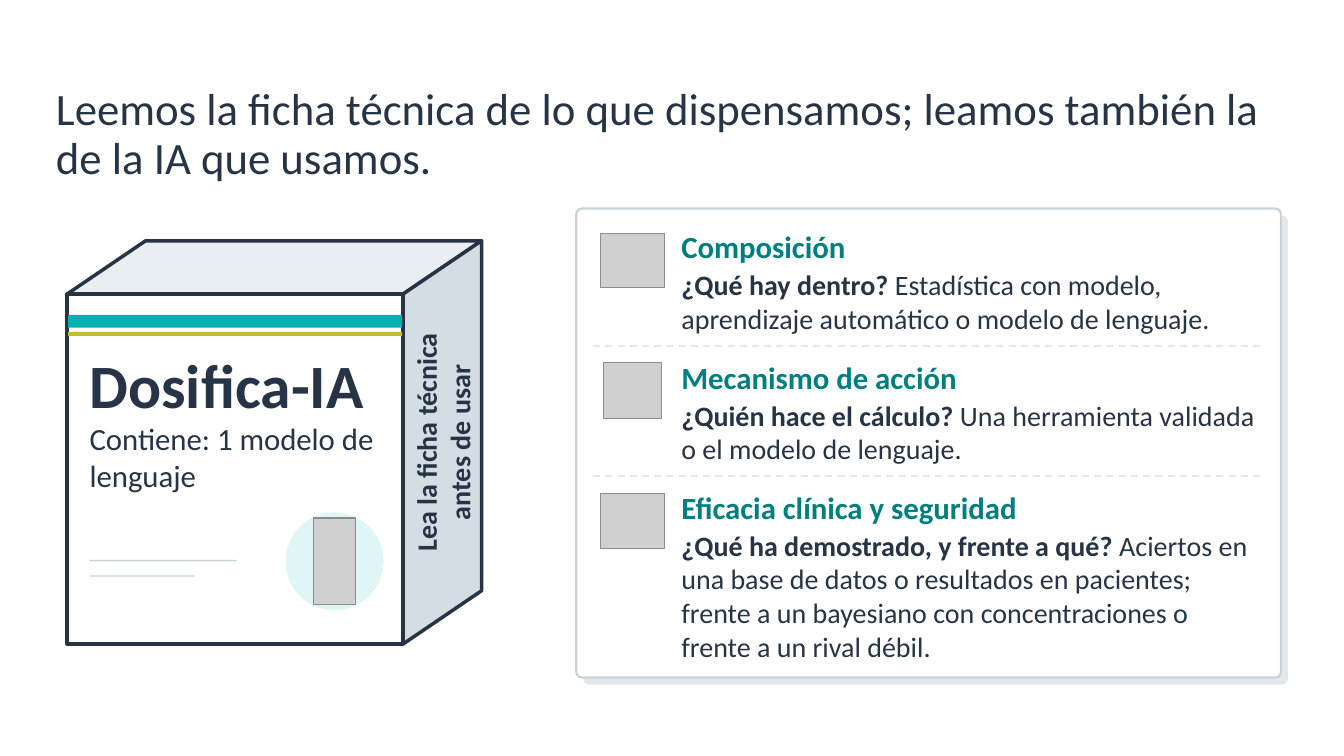
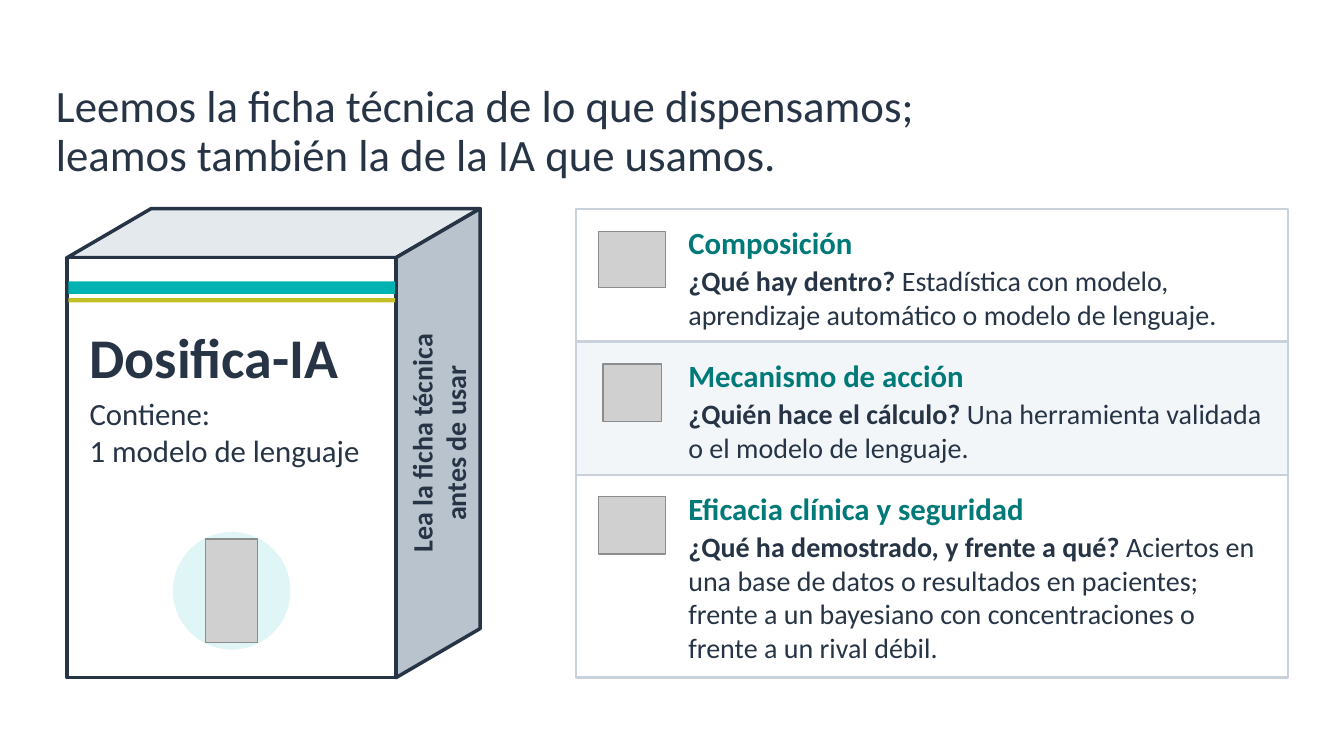
Before and after one commit to amonterodel/academic-pptx-skill, a slide deck: slide 8 of examples/sefh-71-ia-tdm/salida/ponencia-ia-tdm-montero.pptx. Drawn at 1344x756 pixels with LibreOffice and Linux fonts; fonts in the diff are those of the drawing; grey boxes stand for pictures; background and template pictures are left out. Boxes give left, top, right and bottom in pixels: in the first picture for what was removed or moved away, otherwise in the second. Text is boxed around its words. In the diff, an @@ line names an element or a change of style, - is before the commit and + after.

```diff
--- a/examples/sefh-71-ia-tdm/salida/ponencia-ia-tdm-montero.pptx
+++ b/examples/sefh-71-ia-tdm/salida/ponencia-ia-tdm-montero.pptx
@@ text "Leemos la ficha técnica de ..." at bbox=[56, 91, 913, 179]: vertical alignment middle to top @@
@@ freeform shape: place and size @@
-freeform shape at bbox=[68, 241, 482, 294]
+freeform shape at bbox=[68, 209, 481, 258]
@@ freeform shape at bbox=[68, 209, 481, 258]: fill #E9EEF2 to #E4E9EE @@
@@ freeform shape: place and size @@
-freeform shape at bbox=[403, 241, 482, 644]
+freeform shape at bbox=[396, 209, 480, 678]
@@ freeform shape at bbox=[396, 209, 480, 678]: fill #D5DDE4 to #B9C3CD @@
@@ rectangle added at bbox=[577, 209, 1289, 342], fill #FFFFFF, outline #C9D2DB 1.5 pt @@
@@ rounded rectangle removed at bbox=[584, 216, 1289, 685] @@
@@ text at bbox=[688, 232, 852, 259]: text colour #007F7E to #007A79 in "Composición" @@
@@ text "Composición": place and size @@
-text "Composición" at bbox=[681, 236, 1209, 334]
+text "Composición" at bbox=[688, 232, 1216, 330]
@@ rectangle: place and size @@
-rectangle at bbox=[68, 294, 403, 644]
+rectangle at bbox=[68, 258, 396, 679]
@@ text "Lea la ficha técnica antes ...": place and size @@
-text "Lea la ficha técnica antes ..." at bbox=[410, 341, 478, 550]
+text "Lea la ficha técnica antes ..." at bbox=[406, 342, 474, 551]
@@ rectangle: place and size @@
-rectangle at bbox=[69, 315, 402, 327]
+rectangle at bbox=[69, 281, 395, 293]
@@ rectangle: place and size @@
-rectangle at bbox=[69, 332, 402, 336]
+rectangle at bbox=[69, 298, 395, 302]
@@ text "Dosifica-IA": place and size @@
-text "Dosifica-IA" at bbox=[90, 364, 364, 409]
+text "Dosifica-IA" at bbox=[90, 338, 339, 379]
@@ text "Dosifica-IA" at bbox=[90, 338, 339, 379]: size 44 to 40 pt @@
@@ rectangle: place and size @@
-rectangle at bbox=[577, 209, 1281, 678]
+rectangle at bbox=[577, 342, 1289, 475]
@@ rectangle at bbox=[577, 342, 1289, 475]: rounded rectangle to rectangle; fill #FFFFFF to #F3F6F9 @@
@@ line removed from (593, 346) to (1264, 346) @@
@@ text "Mecanismo de acción": place and size @@
-text "Mecanismo de acción" at bbox=[681, 367, 1254, 464]
+text "Mecanismo de acción" at bbox=[688, 365, 1261, 463]
@@ text at bbox=[688, 365, 963, 388]: text colour #007F7E to #007A79 in "Mecanismo de acción" @@
@@ text "Contiene: 1 modelo de lenguaje" rewrapped from bbox=[90, 428, 373, 493] to bbox=[90, 403, 359, 468] @@
@@ rectangle added at bbox=[577, 475, 1289, 678], fill #FFFFFF, outline #C9D2DB 1.5 pt @@
@@ line removed from (593, 476) to (1264, 476) @@
@@ picture: place and size @@
-picture at bbox=[600, 494, 664, 548]
+picture at bbox=[599, 497, 666, 555]
@@ text at bbox=[688, 498, 1023, 526]: text colour #007F7E to #007A79 in "Eficacia clínica y seguridad" @@
@@ text "Eficacia clínica y seguridad": place and size @@
-text "Eficacia clínica y seguridad" at bbox=[681, 497, 1248, 657]
+text "Eficacia clínica y seguridad" at bbox=[688, 498, 1255, 658]
@@ ellipse: place and size @@
-ellipse at bbox=[285, 512, 383, 610]
+ellipse at bbox=[173, 532, 291, 650]
@@ picture added at bbox=[206, 539, 257, 643] @@
@@ picture removed at bbox=[314, 518, 356, 605] @@
@@ rectangle removed at bbox=[90, 561, 237, 562] @@
@@ rectangle removed at bbox=[90, 576, 195, 577] @@
```
Also in this commit, not shown: 8 other slides changed, 29 other files.
